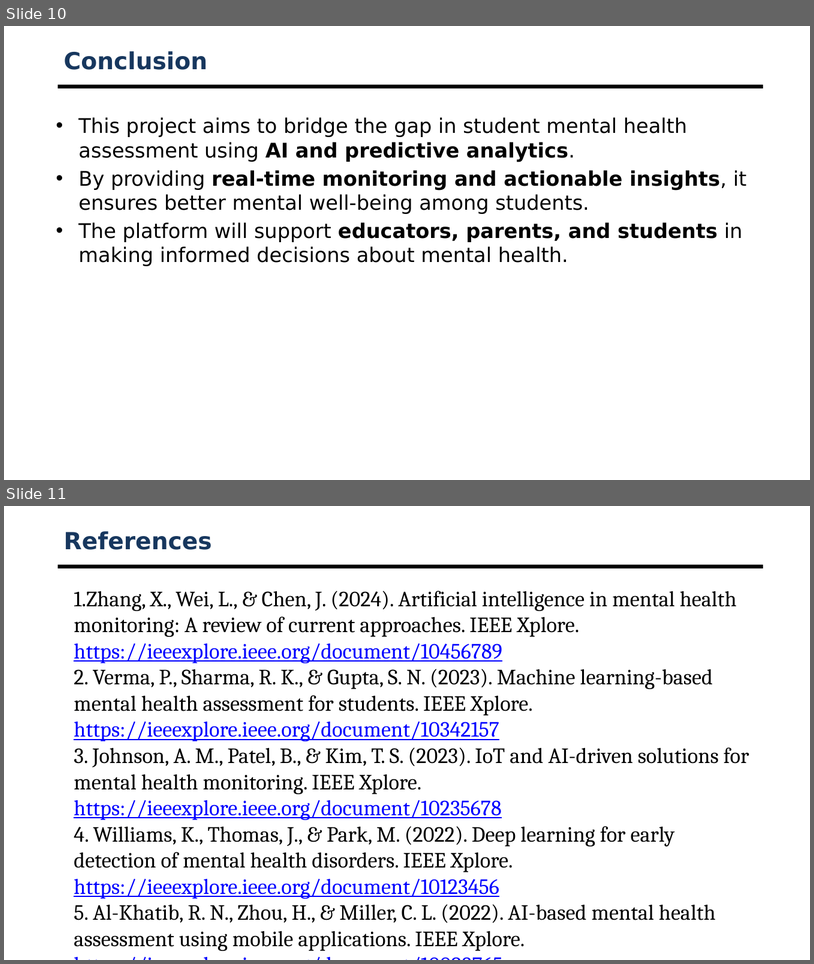
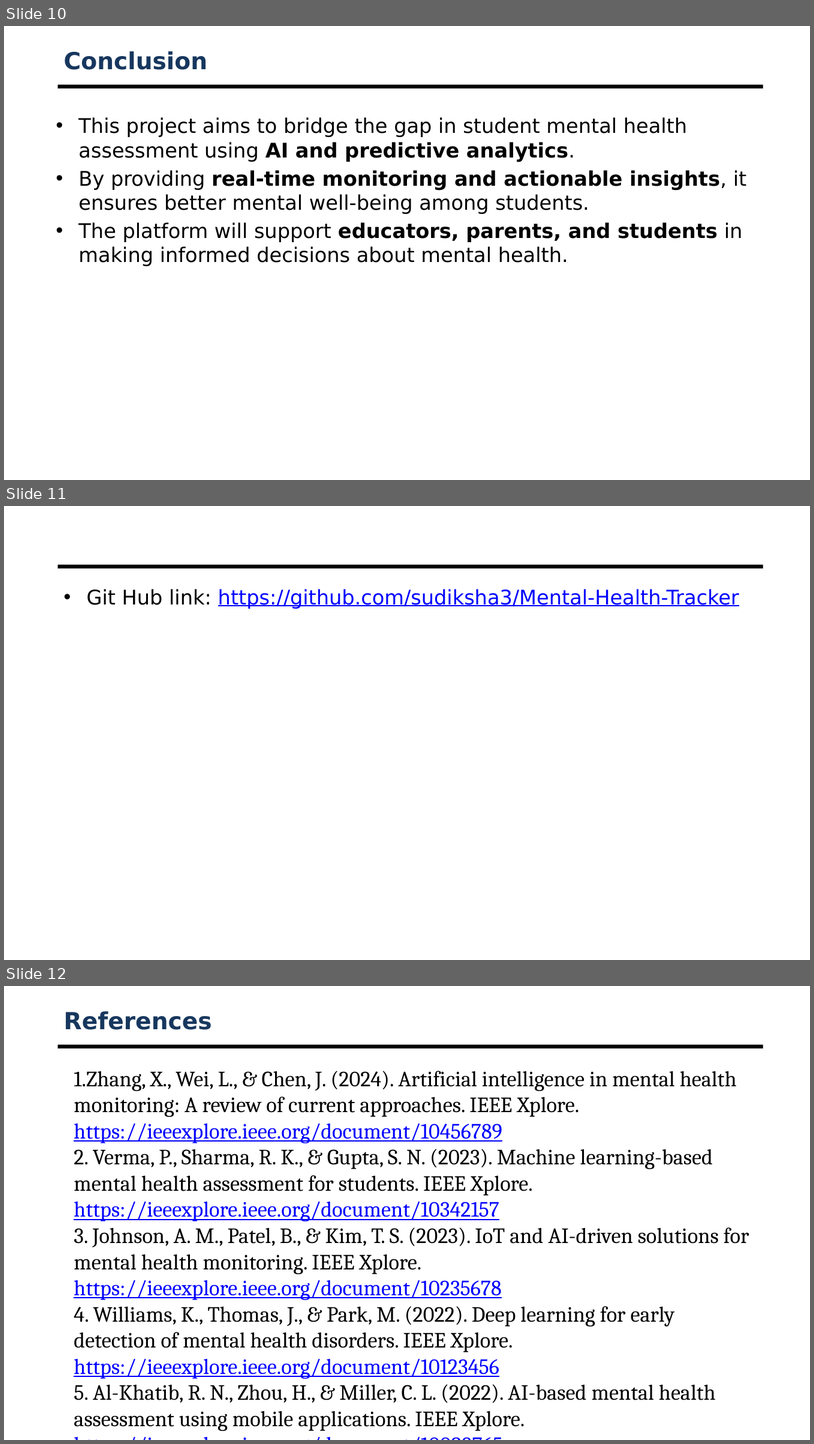
Before and after one commit to sudiksha3/Mental-Health-Tracker, a slide deck: Final review ppt.pptx. Shown one above the other, each under a label of ours: slides 10 and 11 before the commit, slides 10, 11 and 12 after it. The pictures are 814x964 and 814x1444 pixels, drawn with LibreOffice and Linux fonts; fonts in the diff are those of the drawing; background and template pictures are left out. Boxes give left, top, right and bottom in pixels: in the first picture for what was removed or moved away, otherwise in the second. Text is boxed around its words. In the diff, an @@ line names an element or a change of style, - is before the commit and + after.

```diff
--- a/Final review ppt.pptx
+++ b/Final review ppt.pptx
@@ slide 11 added at (4, 506, 810, 960), background #FFFFFF; not listed: 1 template element that a slide beside it also shows @@
@@ text added at (87, 589, 740, 609), 24 pt, text #0000FF, underline @@
+• Git Hub link: https://github.com/sudiksha3/Mental-Health-Tracker
@@ what was slide 11 is now slide 12 @@
```
Also in this commit, not shown: 1 other file.
